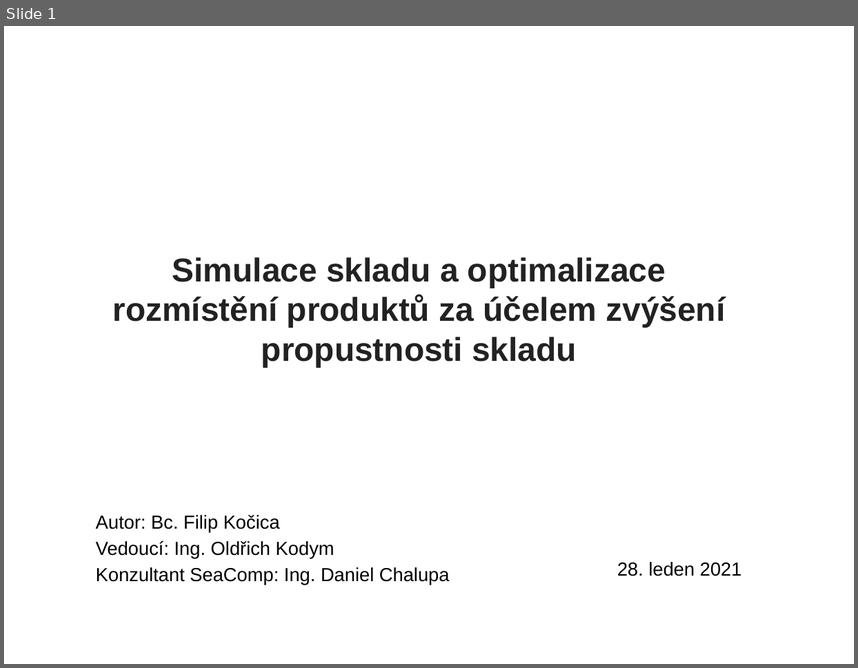
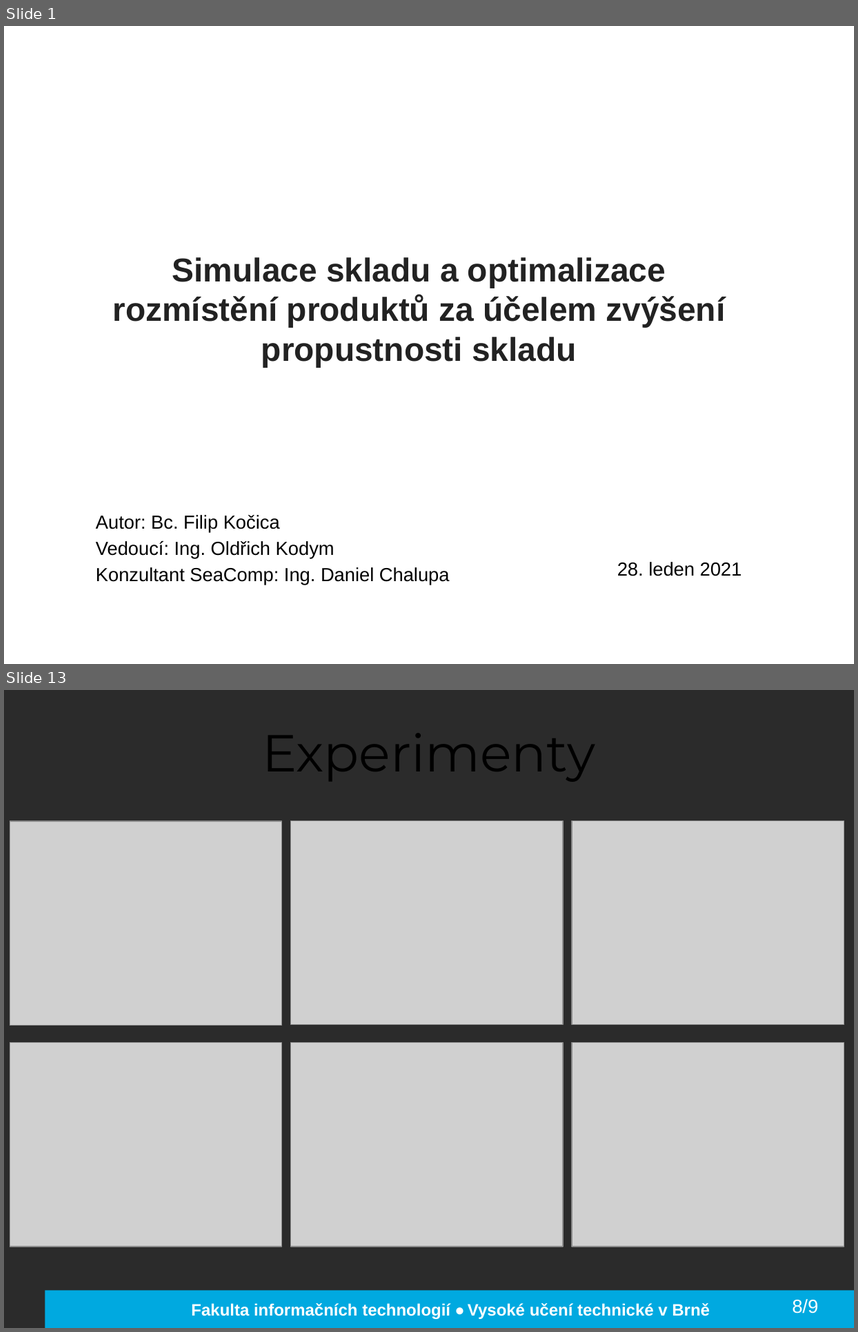
Before and after one commit to kocica/warehouse-manager, a slide deck: doc/xkocic01.pptx. Shown one above the other, each under a label of ours: slide 1 before the commit, slides 1 and 13 after it; the slides between them are not shown. The pictures are 858x668 and 858x1332 pixels, drawn with LibreOffice and Linux fonts; fonts in the diff are those of the drawing; grey boxes stand for pictures; background and template pictures are left out; a plain dark background stands for a picture behind light text. Boxes give left, top, right and bottom in pixels: in the first picture for what was removed or moved away, otherwise in the second. Text is boxed around its words. In the diff, an @@ line names an element or a change of style, - is before the commit and + after.

```diff
--- a/doc/xkocic01.pptx
+++ b/doc/xkocic01.pptx
@@ slide 13 added at <box>4,690,854,1328</box>, background picture (left out) @@
@@ title added at <box>262,733,595,782</box>, 44 pt, text #000000 @@
+Experimenty
@@ picture added at <box>10,821,282,1025</box> @@
@@ picture added at <box>290,821,562,1025</box> @@
@@ picture added at <box>572,821,844,1025</box> @@
@@ picture added at <box>10,1042,282,1246</box> @@
@@ picture added at <box>290,1042,562,1246</box> @@
@@ picture added at <box>572,1042,844,1246</box> @@
@@ rectangle added at <box>45,1290,854,1328</box>, fill #00A9E0 @@
@@ text added at <box>191,1303,710,1319</box>, 14 pt, text #FFFFFF, bold @@
+Fakulta informačních technologií • Vysoké učení technické v Brně
@@ text added at <box>792,1299,818,1313</box>, 16 pt, text #FFFFFF @@
+8/9
```
Also in this commit, not shown: 12 slides changed, 1 other slide added, 15 other files.
